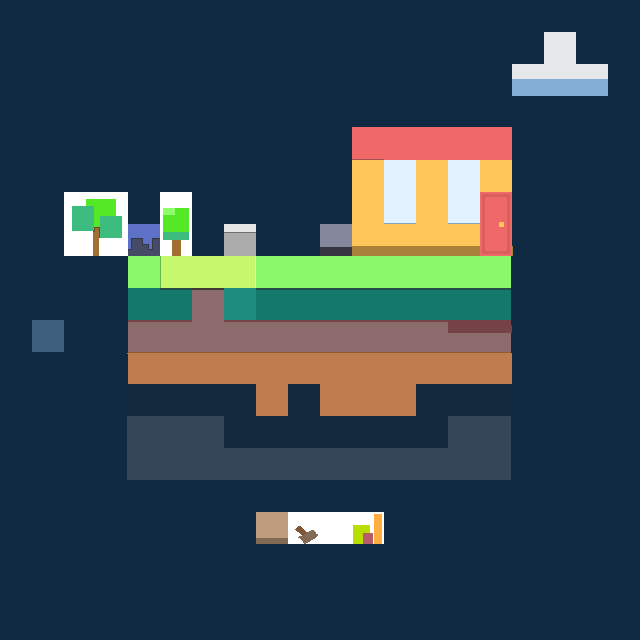
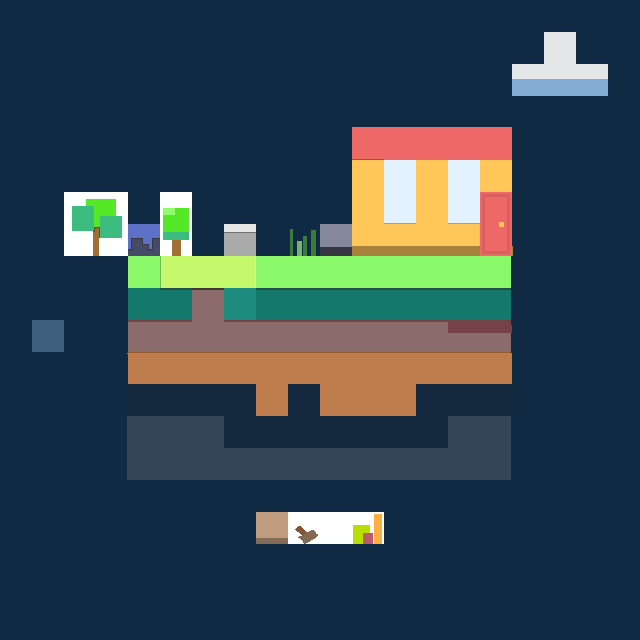
The second 640×640 image is a revision of the first. Changes to its layers:
painted on "Layer 2" over [290, 229, 316, 256]
